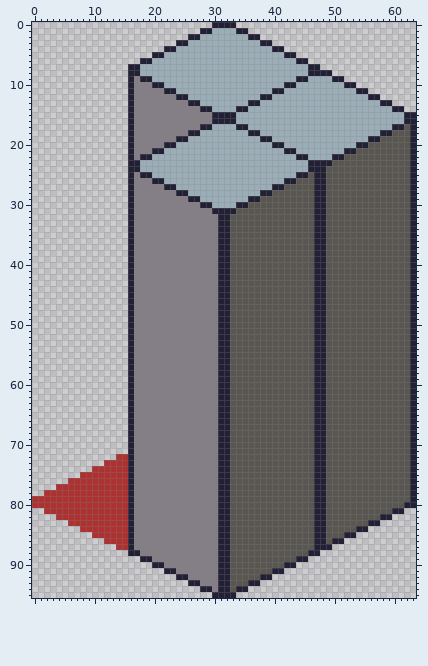
Two versions of one sprite sheet, assets/temp_tiles/Sewers_wall96_11.png. The picture above was drawn from the file before the commit.
The file is 64x96 pixels.
Once edited:
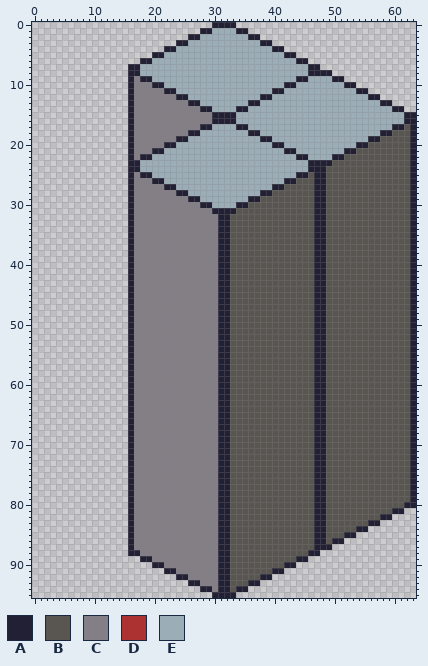
Palette (. is transparent): A #222034  B #595652  C #847e87  D #ac3232  E #9badb7
Changes in this commit:
y 72: x 14..15 DD -> ..
y 73: x 12..15 DDDD -> ....
y 74: x 10..15 DDDDDD -> ......
y 75: x 8..15 DDDDDDDD -> ........
y 76: x 6..15 DDDDDDDDDD -> ..........
y 77: x 4..15 DDDDDDDDDDDD -> ............
y 78: x 2..15 DDDDDDDDDDDDDD -> ..............
y 79..80: x 0..15 DDDDDDDDDDDDDDDD -> ................
y 81: x 2..15 DDDDDDDDDDDDDD -> ..............
y 82: x 4..15 DDDDDDDDDDDD -> ............
y 83: x 6..15 DDDDDDDDDD -> ..........
y 84: x 8..15 DDDDDDDD -> ........
y 85: x 10..15 DDDDDD -> ......
y 86: x 12..15 DDDD -> ....
y 87: x 14..15 DD -> ..
Boxes around the changes in both pictures, in picture pixels (x1, y1, x2, y2):
erased: (32, 454, 128, 550)
